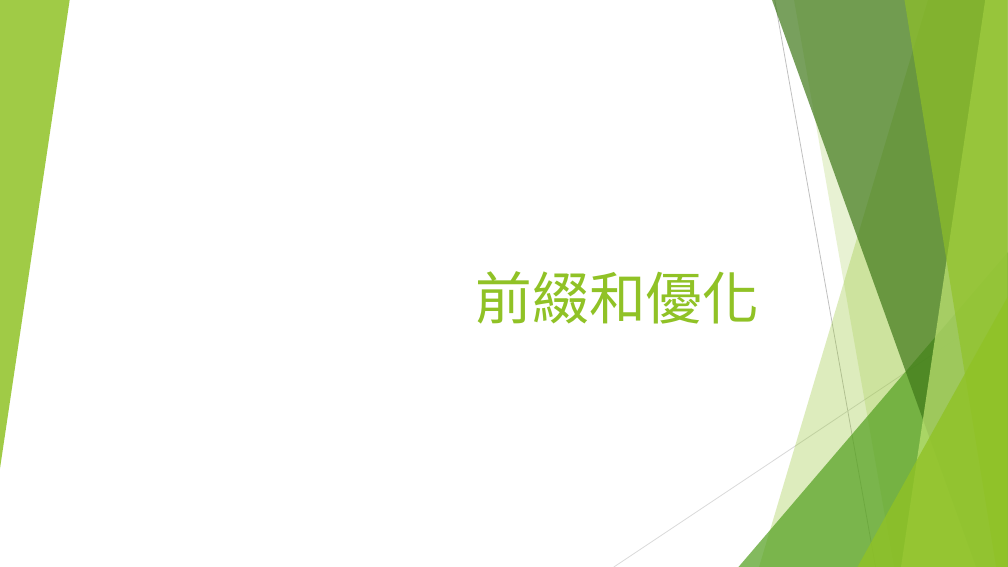
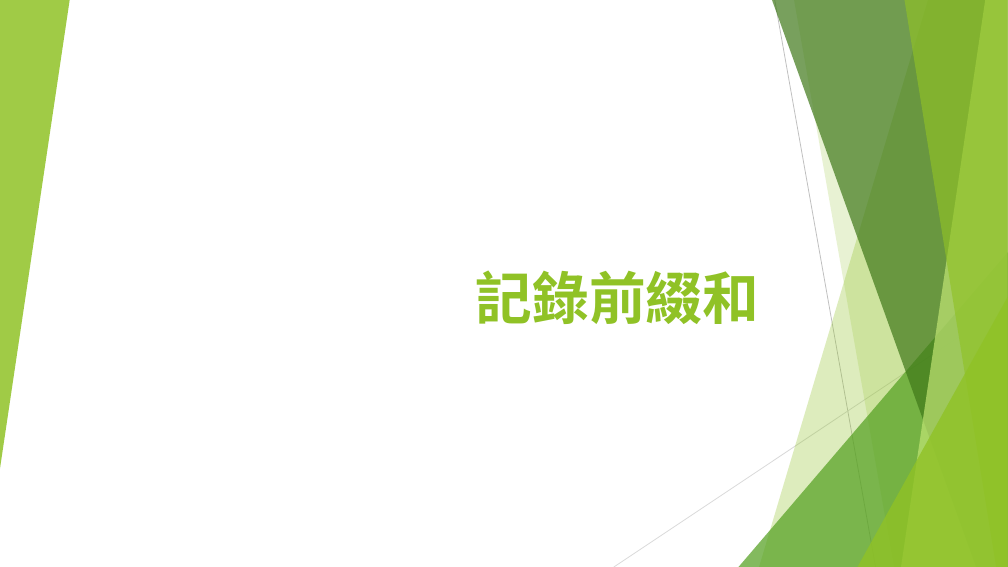
Before and after one commit to S920105123/DP2, a slide deck: slide 52 of presentation/進階動態規劃.pptx (slide 50 before the commit). Drawn at 1008x567 pixels with LibreOffice and Linux fonts; fonts in the diff are those of the drawing. Boxes give left, top, right and bottom in pixels: in the first picture for what was removed or moved away, otherwise in the second. Text is boxed around its words. In the diff, an @@ line names an element or a change of style, - is before the commit and + after.

```diff
--- a/presentation/進階動態規劃.pptx
+++ b/presentation/進階動態規劃.pptx
@@ title at [476, 270, 759, 324]: text changed; bold on @@
-前綴和優化
+記錄前綴和
```
Also in this commit, not shown: 12 other slides changed, 43 slides added.
